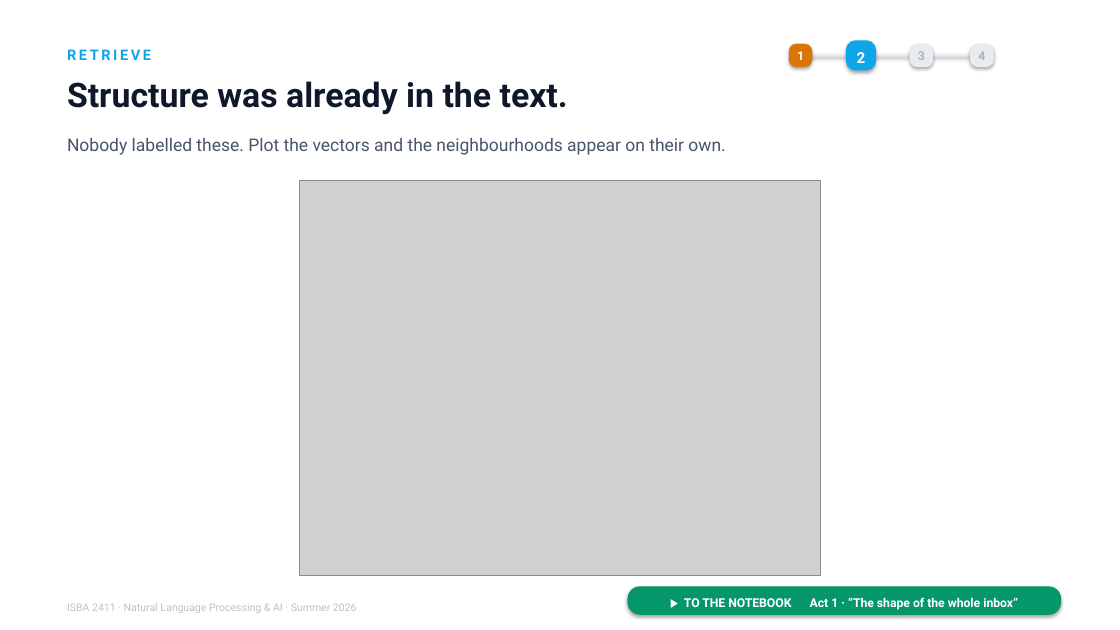
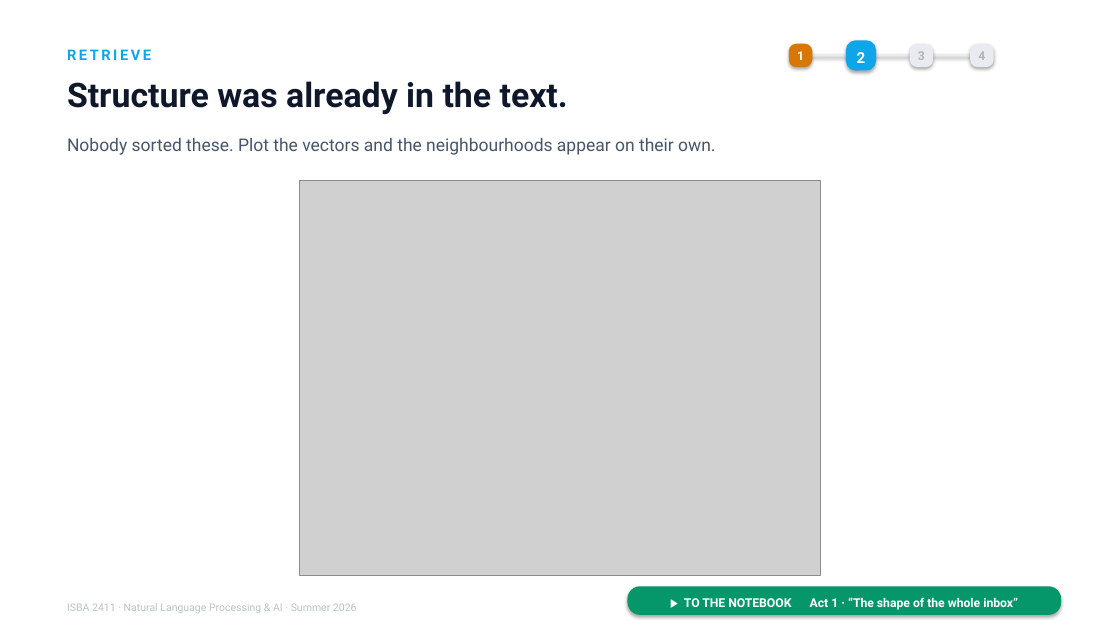
Before and after one commit to JulesMalin/isba2411-nlp, a slide deck: slide 14 of Week 7/L13_Support_Copilot.pptx. Drawn at 1120x630 pixels with LibreOffice and Linux fonts; fonts in the diff are those of the drawing; grey boxes stand for pictures. Boxes give left, top, right and bottom in pixels: in the first picture for what was removed or moved away, otherwise in the second. Text is boxed around its words. In the diff, an @@ line names an element or a change of style, - is before the commit and + after.

```diff
--- a/Week 7/L13_Support_Copilot.pptx
+++ b/Week 7/L13_Support_Copilot.pptx
@@ text at (67, 138, 715, 155): text changed @@
-Nobody labelled these. Plot the vectors and the neighbourhoods appear on their own.
+Nobody sorted these. Plot the vectors and the neighbourhoods appear on their own.
```
Also in this commit, not shown: 5 other slides changed.
